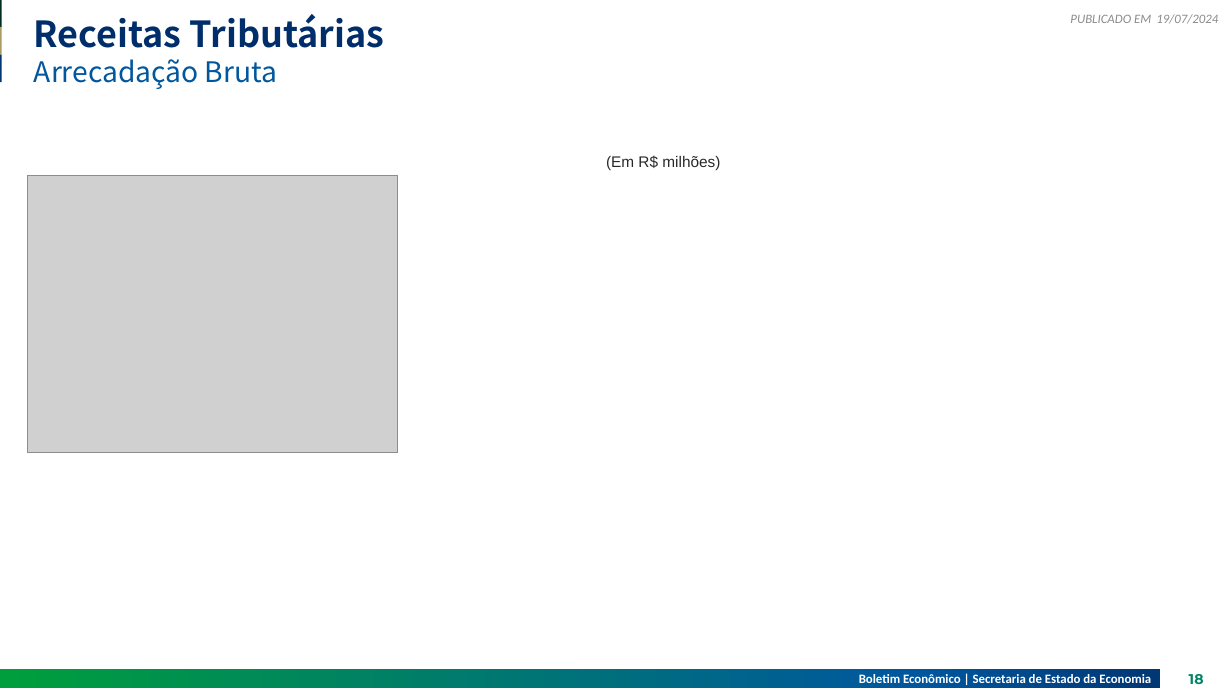
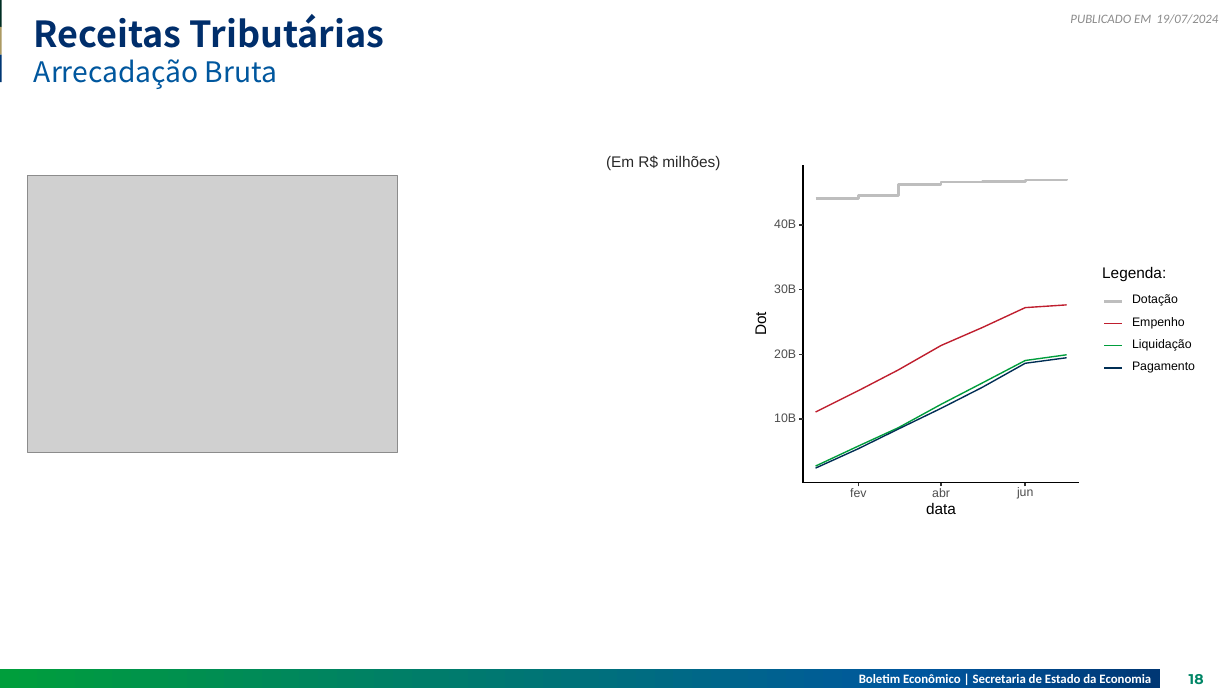
Before and after one commit to raphaellima1/Relatorio_receita, a slide deck: slide 18 of 2024-07-19V2.pptx. Drawn at 1232x693 pixels with LibreOffice and Linux fonts; fonts in the diff are those of the drawing; grey boxes stand for pictures. Boxes give left, top, right and bottom in pixels: in the first picture for what was removed or moved away, otherwise in the second. Text is boxed around its words. In the diff, an @@ line names an element or a change of style, - is before the commit and + after.

```diff
--- a/2024-07-19V2.pptx
+++ b/2024-07-19V2.pptx
@@ group added at [749,157,1211,527]: 17 freeform shapes, 14 texts, 7 rectangles @@
+10B
+20B
+30B
+40B
+fev
+abr
+jun
+data
+Dot
+Legenda:
+Dotação
+Empenho
+Liquidação
+Pagamento
```
Also in this commit, not shown: 7 other files.
